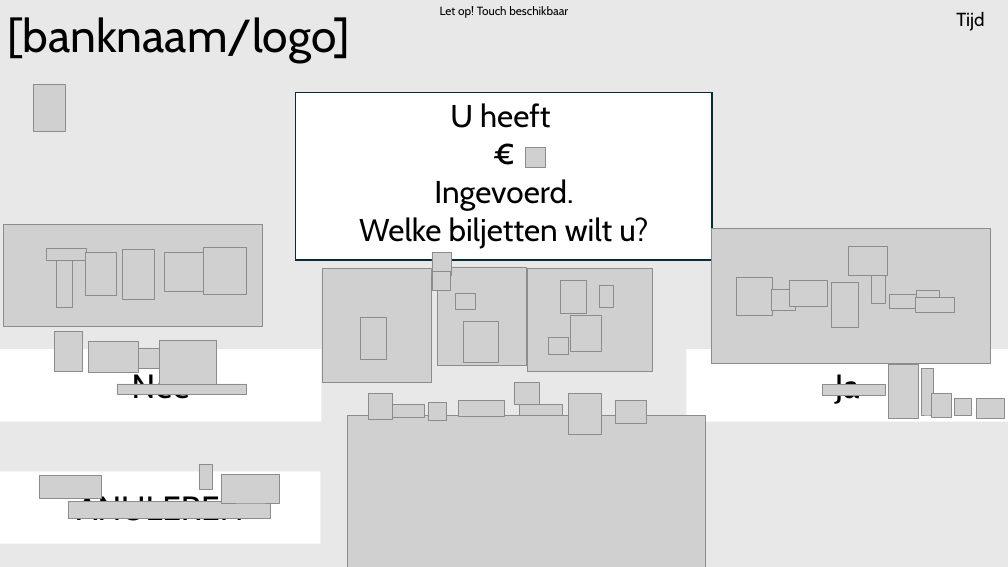
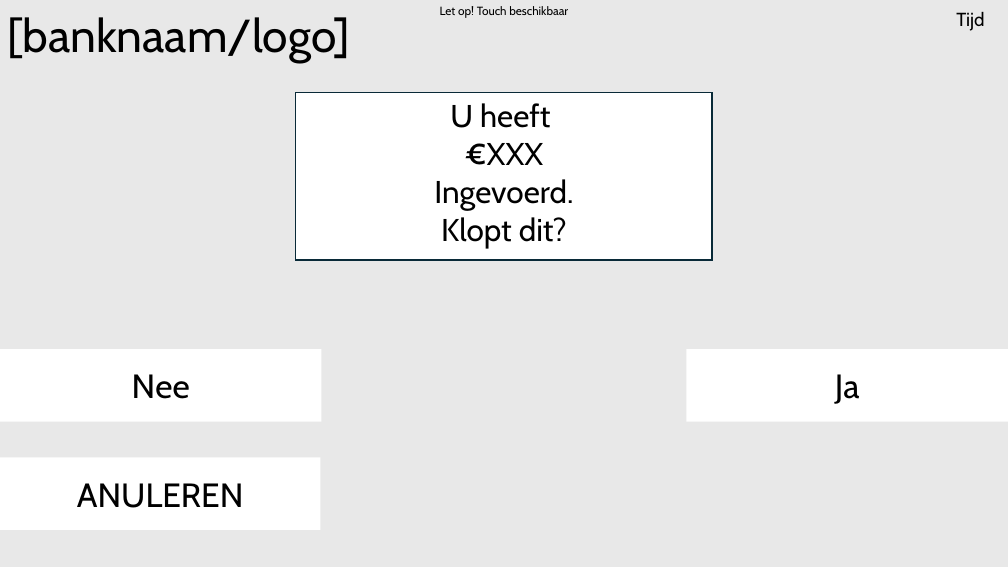
Before and after one commit to BruddaCode/Project-3-4-Bank, a slide deck: slide 10 of documentatie/ontwerpen/GUI/bank_GUI_SketchV2.ppt (slide 11 before the commit). Drawn at 1008x567 pixels with LibreOffice and Linux fonts; fonts in the diff are those of the drawing; grey boxes stand for pictures; background and template pictures are left out. Boxes give left, top, right and bottom in pixels: in the first picture for what was removed or moved away, otherwise in the second. Text is boxed around its words. In the diff, an @@ line names an element or a change of style, - is before the commit and + after.

```diff
--- a/documentatie/ontwerpen/GUI/bank_GUI_SketchV2.ppt
+++ b/documentatie/ontwerpen/GUI/bank_GUI_SketchV2.ppt
@@ picture removed at [33,85,65,131] @@
@@ text in rectangle at [465,143,544,165]: text changed @@
-€
+€XXX
@@ picture removed at [525,147,545,167] @@
@@ picture removed at [3,224,262,326] @@
@@ text in rectangle at [441,217,567,248]: text changed @@
-Welke biljetten wilt u?
+Klopt dit?
@@ group removed at [46,247,246,308]: 6 pictures @@
@@ picture removed at [323,268,431,382] @@
@@ picture removed at [431,252,451,276] @@
@@ group removed at [736,246,954,327]: 9 pictures @@
@@ text removed at [121,271,181,301] @@
-.
@@ picture removed at [323,274,425,370] @@
@@ picture removed at [432,271,450,290] @@
@@ group removed at [438,267,651,371]: 5 pictures @@
@@ picture removed at [360,317,386,360] @@
@@ picture removed at [464,321,499,363] @@
@@ picture removed at [570,315,601,351] @@
@@ group removed at [55,332,246,394]: 5 pictures @@
@@ picture removed at [548,338,568,354] @@
@@ group removed at [368,382,646,434]: 8 pictures @@
@@ picture removed at [347,416,705,567] @@
@@ group removed at [711,228,1004,419]: 7 pictures @@
@@ rectangle "ANULEREN": place and size @@
-rectangle "ANULEREN" at [0,471,320,543]
+rectangle "ANULEREN" at [0,457,320,530]
@@ picture removed at [39,475,101,498] @@
@@ picture removed at [199,464,212,490] @@
@@ picture removed at [221,474,280,502] @@
@@ picture removed at [68,501,270,518] @@
@@ picture removed at [664,546,705,561] @@
```
Also in this commit, not shown: 7 other slides changed, 1 slide added, 1 slide removed, 12 other files.
